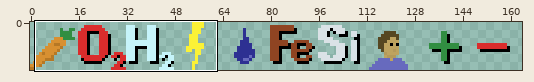
File history of a sprite sheet, android/assets/img/icons.png. Above: a wide view before the commit, with the close-up outlined.
Close-up. Old version:
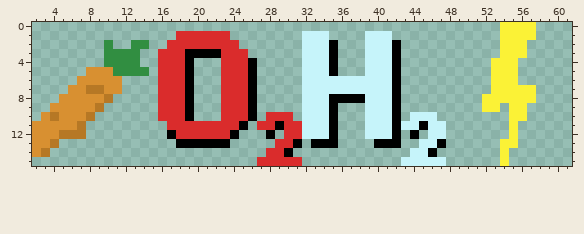
The file is 256x16 pixels. Shown: x 2..61, y 0..15. The wide view leaves out empty margins.
After the commit:
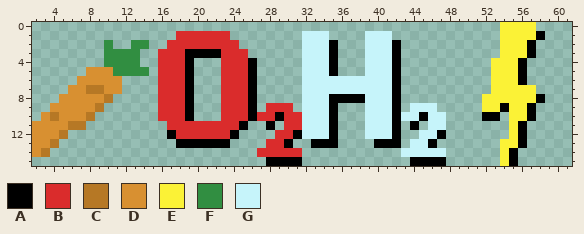
Palette (. is transparent): A #000000  B #da2c2c  C #b67825  D #d89031  E #fbf236  F #318e41  G #c6f4fa
Diff:
Colour A now appears in row 1 at x 58; in rows 2 to 3 at x 57; in rows 4 to 6 at x 56; in row 8 at x 58; in row 9 at x 54 and 57; in row 10 at x 52 to 53 and 57.
Colour A now appears in rows 11 to 13 at x 56; in rows 14 to 15 at x 55.
The author changed colour B to colour A in row 10 at x 29; in row 11 at x 28; in row 12 at x 31; in row 13 at x 30; in row 15 at x 28 to 31.
The author changed colour G to colour A in row 10 at x 45; in row 11 at x 44; in row 12 at x 47; in row 13 at x 46; in row 15 at x 44 to 47.
Colour B now appears in row 9 at x 28 to 30; in row 10 at x 27 and 31; in row 12 at x 29; in row 13 at x 28; in row 14 at x 27 and 31.
The author changed colour A to colour B in row 14 at x 30.
The author changed colour D to colour C in row 11 at x 6.
Colour G now appears in row 9 at x 44 to 46; in row 10 at x 43 and 47; in row 12 at x 45; in row 13 at x 44; in row 14 at x 43 and 47.
The author changed colour A to colour G in row 14 at x 46.
The author cleared colour A in row 11 at x 29 and 45; in row 12 at x 28 and 44; in row 13 at x 31 and 47.
The author cleared colour B in row 11 at x 27; in row 15 at x 27.
The author cleared colour C in row 12 at x 6 to 7.
The author cleared colour G in row 11 at x 43; in row 15 at x 43.
Changed places in both close-ups, as pixel boxes (x1, y1, x2, y2):
changed: (401, 31, 545, 166)
changed: (257, 103, 302, 166)
changed: (68, 121, 86, 139)
